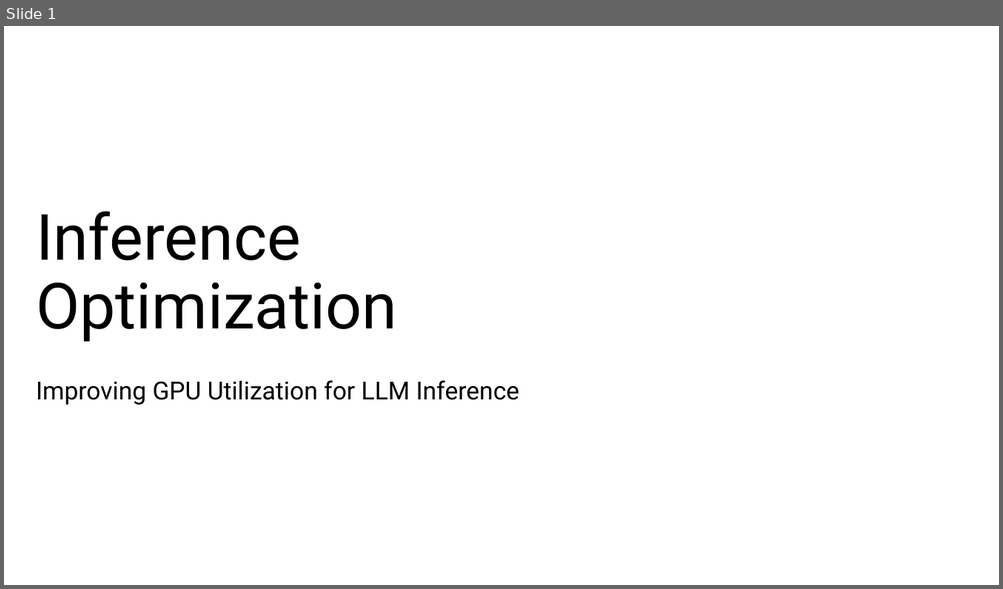
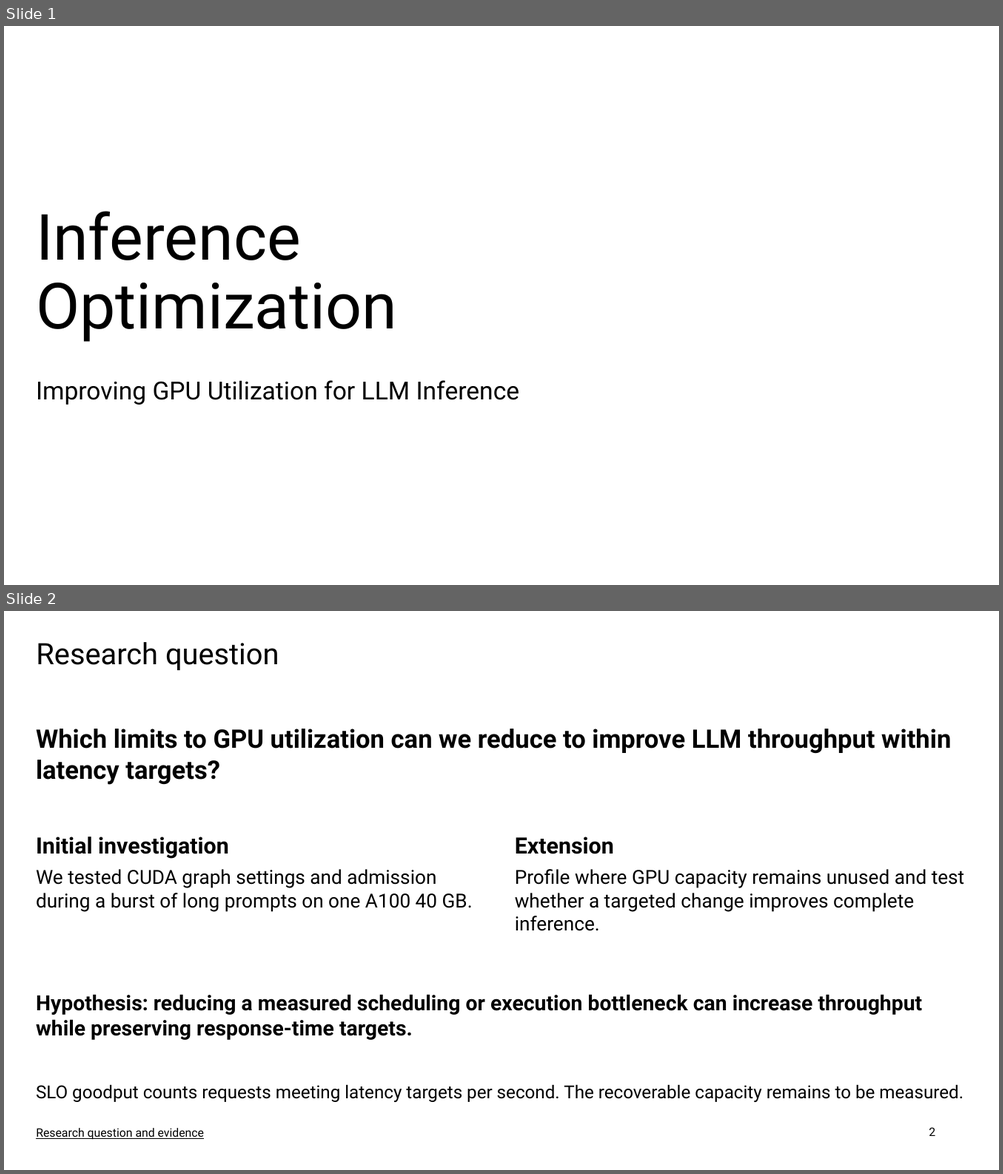
Before and after one commit to nileshsarkar-ai/Inference-Optimization, a slide deck: Inference_Optimization_Final.pptx. Shown one above the other, each under a label of ours: slide 1 before the commit, slides 1 and 2 after it. The pictures are 1003x589 and 1003x1174 pixels, drawn with LibreOffice and Linux fonts; fonts in the diff are those of the drawing. Boxes give left, top, right and bottom in pixels: in the first picture for what was removed or moved away, otherwise in the second. Text is boxed around its words. In the diff, an @@ line names an element or a change of style, - is before the commit and + after.

Commit message:
Connect Tensormux evidence to GPU utilization research extension

```diff
--- a/Inference_Optimization_Final.pptx
+++ b/Inference_Optimization_Final.pptx
@@ slide 2 added at box(4, 611, 999, 1170), background #FFFFFF @@
@@ title added at box(36, 642, 279, 670), 28.5 pt, text #000000 @@
+Research question
@@ text added at box(36, 729, 950, 785), 24.8 pt, text #000000, bold @@
+Which limits to GPU utilization can we reduce to improve LLM throughput within latency targets?
@@ text added at box(36, 837, 229, 859), 21.8 pt, text #000000, bold @@
+Initial investigation
@@ text added at box(515, 837, 614, 854), 21.8 pt, text #000000, bold @@
+Extension
@@ text added at box(36, 869, 472, 912), 18.8 pt, text #000000 @@
+We tested CUDA graph settings and admission during a burst of long prompts on one A100 40 GB.
@@ text added at box(515, 869, 965, 931), 18.8 pt, text #000000 @@
+Profile where GPU capacity remains unused and test whether a targeted change improves complete inference.
@@ text added at box(36, 994, 922, 1040), 20.2 pt, text #000000, bold @@
+Hypothesis: reducing a measured scheduling or execution bottleneck can increase throughput while preserving response-time targets.
@@ text added at box(36, 1085, 963, 1102), 17.2 pt, text #000000 @@
+SLO goodput counts requests meeting latency targets per second. The recoverable capacity remains to be measured.
@@ text added at box(36, 1128, 204, 1140), 11.2 pt, text #000000, underline @@
+Research question and evidence
@@ page number added at box(928, 1128, 935, 1136), 11.2 pt, text #000000 @@
+2
```
Also in this commit, not shown: 5 other slides added, 2 slides removed, 13 other files.
